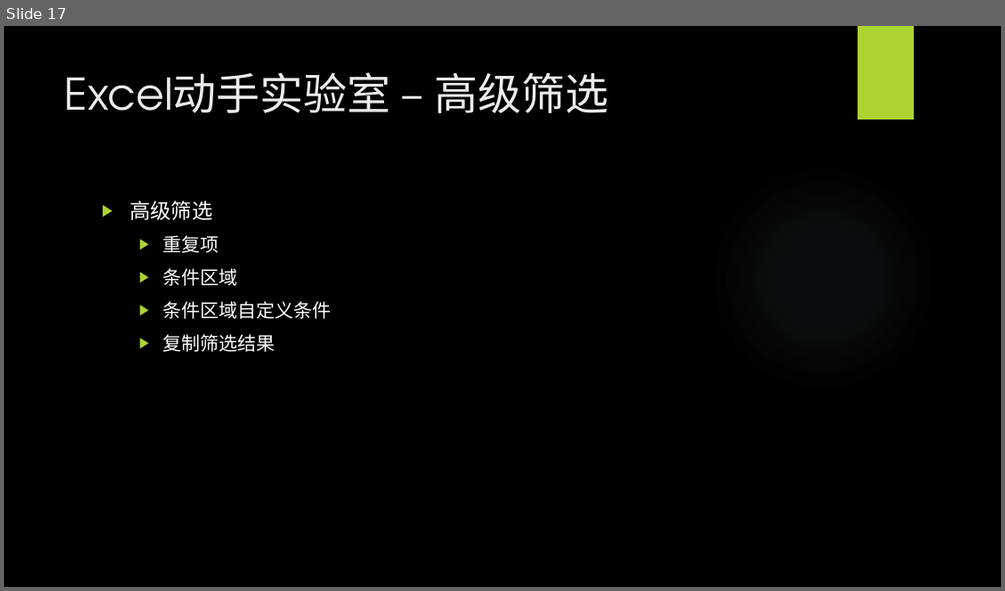
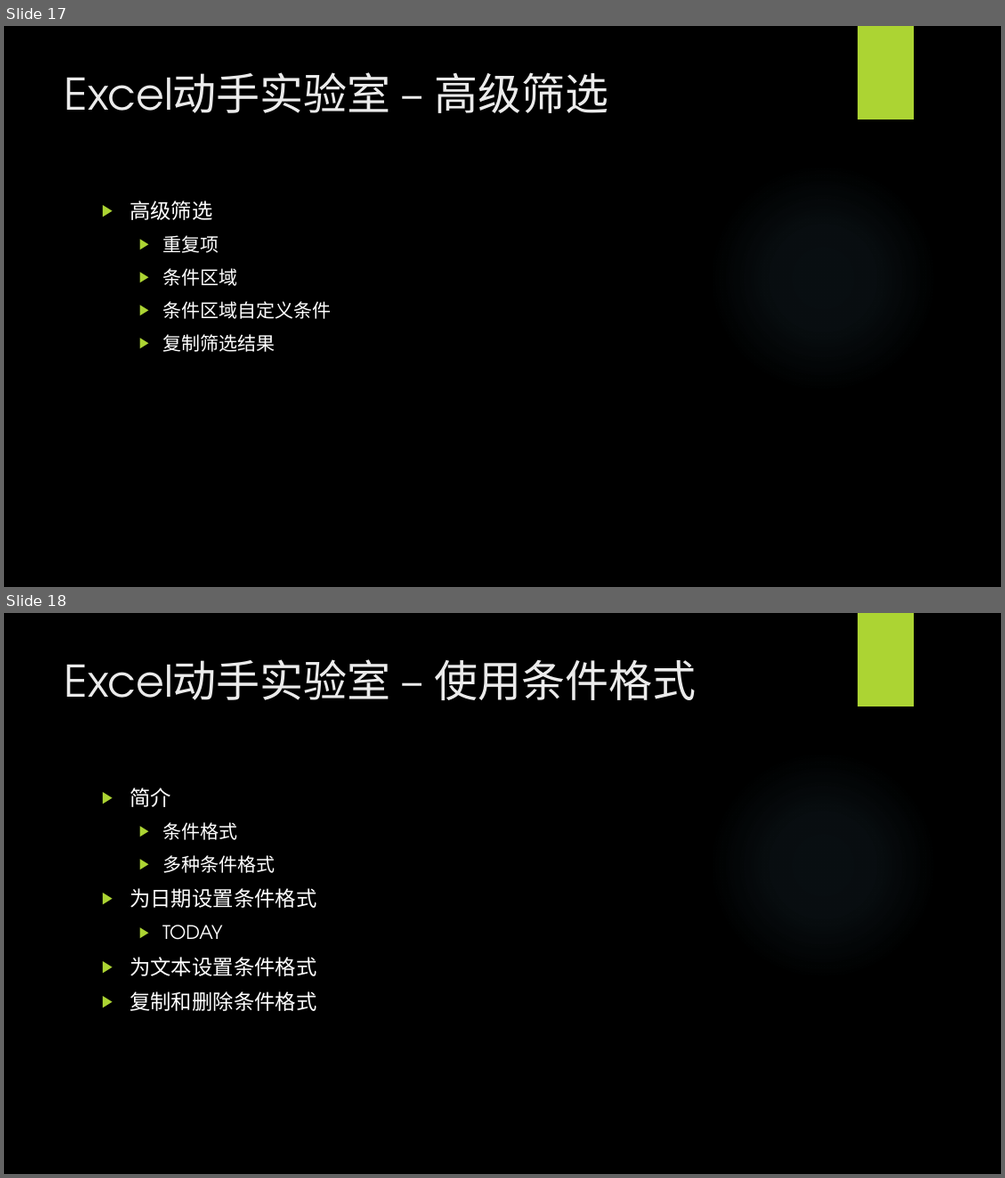
Before and after one commit to BigEgg/OfficeTraining, a slide deck: Excel动手实验室.pptx. Shown one above the other, each under a label of ours: slide 17 before the commit, slides 17 and 18 after it. The pictures are 1005x591 and 1005x1178 pixels, drawn with LibreOffice and Linux fonts; fonts in the diff are those of the drawing; background and template pictures are left out. Boxes give left, top, right and bottom in pixels: in the first picture for what was removed or moved away, otherwise in the second. Text is boxed around its words. In the diff, an @@ line names an element or a change of style, - is before the commit and + after.

```diff
--- a/Excel动手实验室.pptx
+++ b/Excel动手实验室.pptx
@@ slide 18 added at <box>4,613,1001,1174</box>, background picture (left out); not listed: 2 template elements that a slide beside it also shows @@
@@ title added at <box>65,659,696,700</box>, 42 pt, text #EBEBEB @@
+Excel动手实验室 – 使用条件格式
@@ text added at <box>129,787,316,1011</box>, 20 pt, text #FFFFFF @@
+▶ 简介
+  ▶ 条件格式
+  ▶ 多种条件格式
+▶ 为日期设置条件格式
+  ▶ TODAY
+▶ 为文本设置条件格式
+▶ 复制和删除条件格式
```
Also in this commit, not shown: 1 other file.
